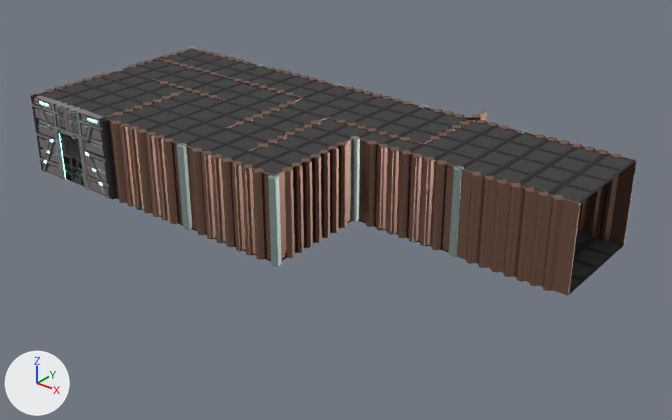
The FBX model TeamZindo_GJ/Assets/Art/room3.fbx, before and after one commit.
The view is the same before and after, from a 50 mm camera at (19.4, -11.8, 14.3) aimed at (1.8, 10.3, 0.6). Lighting does not change. The marker at lower left points along +X, +Y and +Z. Where no turn or scale is listed for an object, it has been applied to the vertices. Vertices at the same position are counted once.

The scene before the commit, as lines of its bpy script (objects in view):
```python
me_cube_026 = bpy.data.meshes.new('Cube.026')
me_cube_026.from_pydata(...)  # 2084 vertices, 2106 faces; spans x -0.15..4.15, y -0.34..0.34, z -1.0..2.01
# faces by material slot: [22, 788, 76, 792, 190, 238]
me_cube_026.materials.append(mat_floor_cracks)  # black #231d1d
me_cube_026.materials.append(mat_grey_dark)  # dark grey #484848
me_cube_026.materials.append(mat_silvermetal)  # light grey #b9cfca
me_cube_026.materials.append(mat_grey_light)  # grey #9b9495
me_cube_026.materials.append(mat_wall_light)  # green #88e7c0
me_cube_026.materials.append(mat_material_001)  # grey #a3a8a5
me_cube_038 = bpy.data.meshes.new('Cube.038')
me_cube_038.from_pydata(...)  # 5053 vertices, 4820 faces; spans x -0.1..20.0, y -4.1..5.0, z -1.0..2.0
# faces by material slot: [1024, 100, 3440, 256]
me_cube_038.materials.append(mat_floor_cracks)  # black #231d1d
me_cube_038.materials.append(mat_silvermetal)  # light grey #b9cfca
me_cube_038.materials.append(mat_rusty)  # brown #937161
me_cube_038.materials.append(mat_floor)  # black #424242
ob_ugly_pillar_018 = bpy.data.objects.new('ugly pillar.018', me_cube_038)
ob_ugly_pillar_018.location = (-10.0, 11.0, 1.0)
ob_ugly_pillar_026 = bpy.data.objects.new('ugly pillar.026', me_cube_026)
ob_ugly_pillar_026.location = (-9.9, 7.0, 1.0)
```
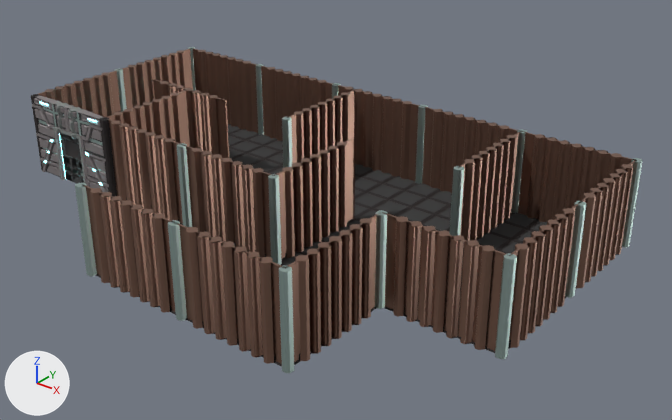
Commit message: Room 3

Where the newer file only moved an object's origin or applied its transform, the numbers keep the older frame.

Pixel boxes (x1, y1, x2, y2) of what changed, in the pictures (672 x 420 px; the box of a moved part takes in the faces that stretch with it):
'ugly pillar.018', reshaped (31% taller)
    before: (35, 47, 637, 296)
    after: (35, 47, 643, 373)
part 1 of me_cube_038, added
    after: (168, 220, 187, 321)
part 2 of me_cube_038, moved or reshaped
    before: (227, 77, 303, 98)
    after: (175, 222, 286, 364)
part 3 of me_cube_038, added
    after: (75, 183, 97, 277)
part 4 of me_cube_038, moved or reshaped
    before: (157, 58, 226, 77)
    after: (83, 185, 175, 313)
part 5 of me_cube_038, added
    after: (279, 265, 294, 373)
part 6 of me_cube_038, moved or reshaped
    before: (248, 117, 327, 151)
    after: (287, 212, 381, 362)
part 7 of me_cube_038, added
    after: (495, 253, 517, 359)
part 8 of me_cube_038, added
    after: (375, 210, 388, 309)
part 9 of me_cube_038, moved or reshaped
    before: (423, 111, 487, 144)
    after: (382, 212, 506, 351)
part 10 of me_cube_038, deleted
    before: (39, 71, 262, 144)
part 11 of me_cube_038, deleted
    before: (227, 98, 303, 128)
part 12 of me_cube_038, deleted
    before: (327, 117, 422, 144)
part 13 of me_cube_038, deleted
    before: (192, 66, 333, 111)
part 14 of me_cube_038, deleted
    before: (121, 50, 256, 88)
part 15 of me_cube_038, moved or reshaped
    before: (119, 67, 635, 296)
    after: (96, 77, 643, 367)

Edits to the bpy script that builds the scene:
```text
Change me_cube_038:
    used by ob_ugly_pillar_018; location = (-10.0, 11.0, 1.0)
    remove me_cube_038.from_pydata(...)  # 5053 vertices, 4820 faces; spans x -0.1..20.0, y -4.1..5.0, z -1.0..2.0
    add me_cube_038.from_pydata(...)  # 4790 vertices, 4569 faces; spans x -0.1..20.1, y -8.1..4.1, z -1.0..2.0
    me_cube_038 part 1: the loose piece of 16 vertices spanning x 7.9..8.1, y -4.1..-3.9, z -1.0..2.0 is copied, and the copy is moved by (4.0, -4.0, 0.0); it spans x 11.9..12.1, y -8.1..-7.9, z -1.0..2.0
    me_cube_038 part 2: the loose piece of 174 vertices spanning x 4.0..8.0, y 1.9..2.2, z -1.0..2.0 is moved by (8.0, -10.0, 0.0)
    me_cube_038 part 3: the loose piece of 16 vertices spanning x 7.9..8.1, y -4.1..-3.9, z -1.0..2.0 is copied, and the copy is moved by (0.0, -4.0, 0.0); it spans x 7.9..8.1, y -8.1..-7.9, z -1.0..2.0
    me_cube_038 part 4: the loose piece of 174 vertices spanning x 0.0..4.0, y 1.9..2.2, z -1.0..2.0 is moved by (8.0, -10.0, 0.0)
    me_cube_038 part 5: the loose piece of 16 vertices spanning x 11.9..12.1, y -4.1..-3.9, z -1.0..2.0 is copied, and the copy is moved by (4.0, -4.0, 0.0); it spans x 15.9..16.1, y -8.1..-7.9, z -1.0..2.0
    me_cube_038 part 6: the loose piece of 174 vertices spanning x 9.9..10.2, y -3.0..1.0, z -1.0..2.0 is turned -180 degrees about the z axis through its middle, then moved by (5.9, -5.0, 0.0)
    me_cube_038 part 7: the loose piece of 16 vertices spanning x 11.9..12.1, y -4.1..-3.9, z -1.0..2.0 is copied, and the copy is moved by (8.0, 0.0, 0.0); it spans x 19.9..20.1, y -4.1..-3.9, z -1.0..2.0
    me_cube_038 part 8: the loose piece of 16 vertices spanning x 7.9..8.1, y -4.1..-3.9, z -1.0..2.0 is copied, and the copy is moved by (8.0, 0.0, 0.0); it spans x 15.9..16.1, y -4.1..-3.9, z -1.0..2.0
    me_cube_038 part 9: the loose piece of 174 vertices spanning x 13.9..14.2, y 1.0..5.0, z -1.0..2.0 is turned 90 degrees about the z axis through its middle, then moved by (4.0, -7.0, 0.0)
    me_cube_038 part 10: the loose piece of 177 vertices spanning x 0.0..8.0, y -4.0..0.0, z 2.0 is deleted
    me_cube_038 part 11: the loose piece of 174 vertices spanning x 7.9..8.2, y -2.0..2.0, z -1.0..2.0 is deleted
    me_cube_038 part 12: the loose piece of 174 vertices spanning x 10.0..14.0, y 0.8..1.1, z -1.0..2.0 is deleted
    me_cube_038 part 13: the loose piece of 89 vertices spanning x 4.0..8.0, y 0.0..4.0, z 2.0 is deleted
    me_cube_038 part 14: the loose piece of 89 vertices spanning x 0.0..4.0, y 0.0..4.0, z 2.0 is deleted
    me_cube_038 part 15: 28 vertices moved from x 0.1..19.1, y -0.1..3.9, z -1.0..2.0 to x 0.1..20.1, y -0.9..3.9, z -1.0..2.0; 653 vertices removed from x 0.0..20.0, y -4.0..4.0, z -1.0..2.0; 1013 vertices added at x 4.0..20.1, y -8.0..4.1, z -1.0..2.0
```
